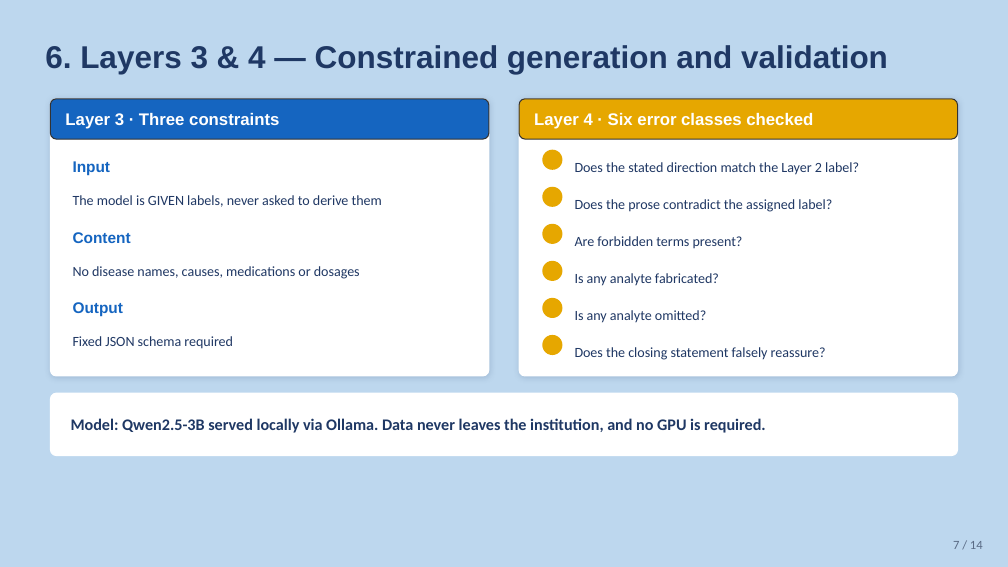
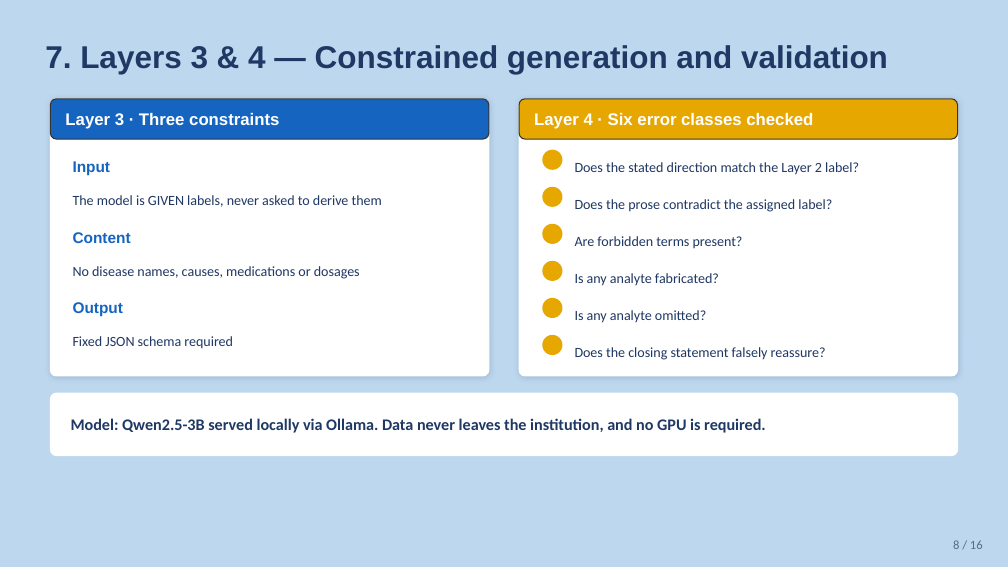
Before and after one commit to quangdai1321/Health-Info, a slide deck: slide 8 of docs_slide/HEALTHINFO-IV_TruongQuangDai_Slide_EN.pptx (slide 7 before the commit). Drawn at 1008x567 pixels with LibreOffice and Linux fonts; fonts in the diff are those of the drawing. Boxes give left, top, right and bottom in pixels: in the first picture for what was removed or moved away, otherwise in the second. Text is boxed around its words. In the diff, an @@ line names an element or a change of style, - is before the commit and + after.

```diff
--- a/docs_slide/HEALTHINFO-IV_TruongQuangDai_Slide_EN.pptx
+++ b/docs_slide/HEALTHINFO-IV_TruongQuangDai_Slide_EN.pptx
@@ text at [45,45,888,74]: text changed @@
-6. Layers 3 & 4 — Constrained generation and validation
+7. Layers 3 & 4 — Constrained generation and validation
@@ text at [953,540,983,549]: text changed @@
-7 / 14
+8 / 16
```
Also in this commit, not shown: 11 other slides changed, 2 slides added, 43 other files.
